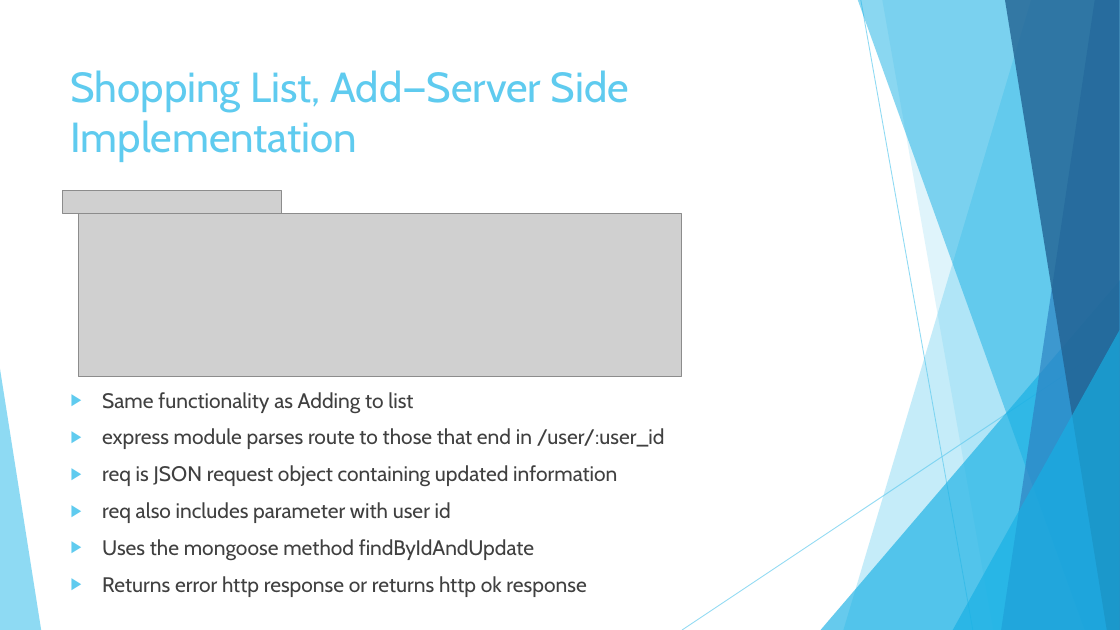
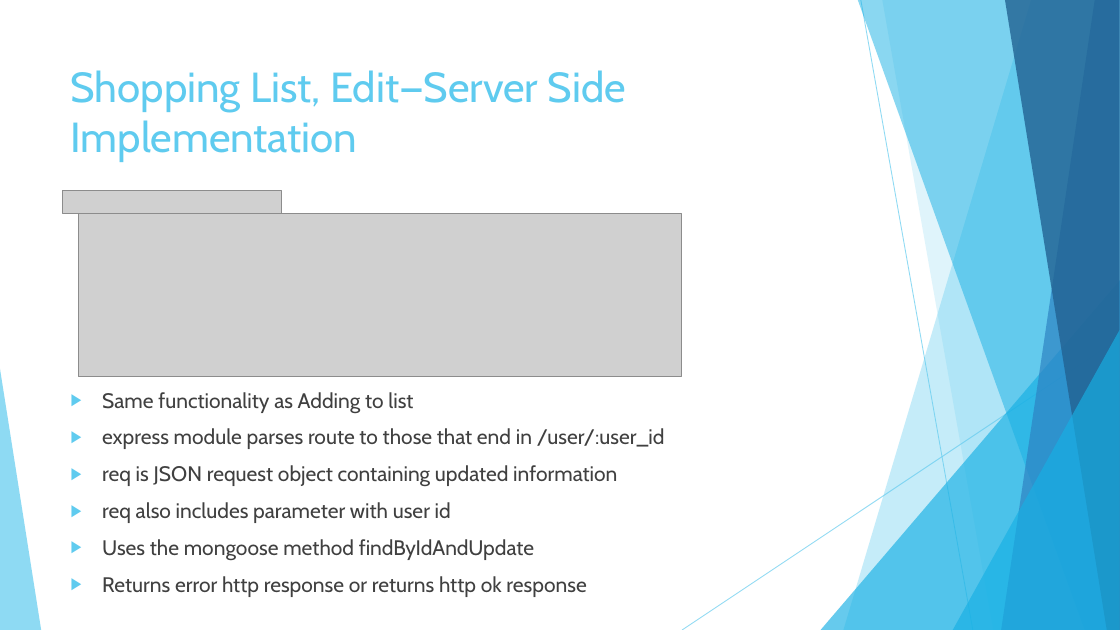
Before and after one commit to garciaac01/acs560_course_project, a slide deck: slide 11 of My EZ Shopper.pptx (slide 10 before the commit). Drawn at 1120x630 pixels with LibreOffice and Linux fonts; fonts in the diff are those of the drawing; grey boxes stand for pictures. Boxes give left, top, right and bottom in pixels: in the first picture for what was removed or moved away, otherwise in the second. Text is boxed around its words. In the diff, an @@ line names an element or a change of style, - is before the commit and + after.

```diff
--- a/My EZ Shopper.pptx
+++ b/My EZ Shopper.pptx
@@ title at (x1=71, y1=70, x2=626, y2=162): text changed @@
-Shopping List, Add—Server Side Implementation
+Shopping List, Edit—Server Side Implementation
```
Also in this commit, not shown: 10 other slides changed, 3 slides added.
